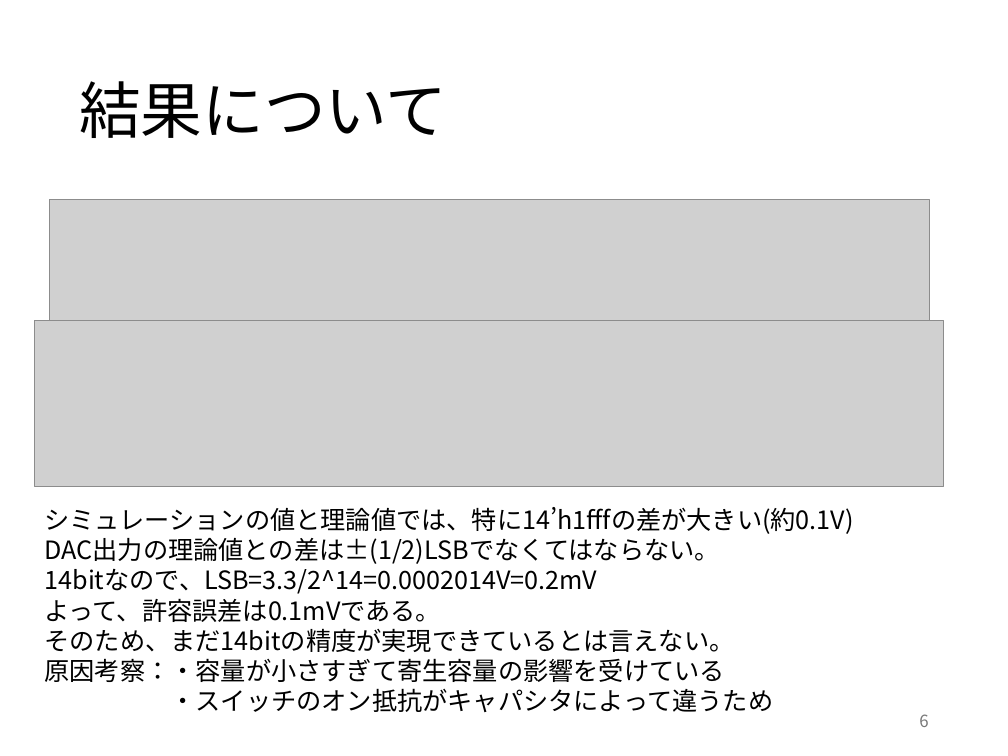
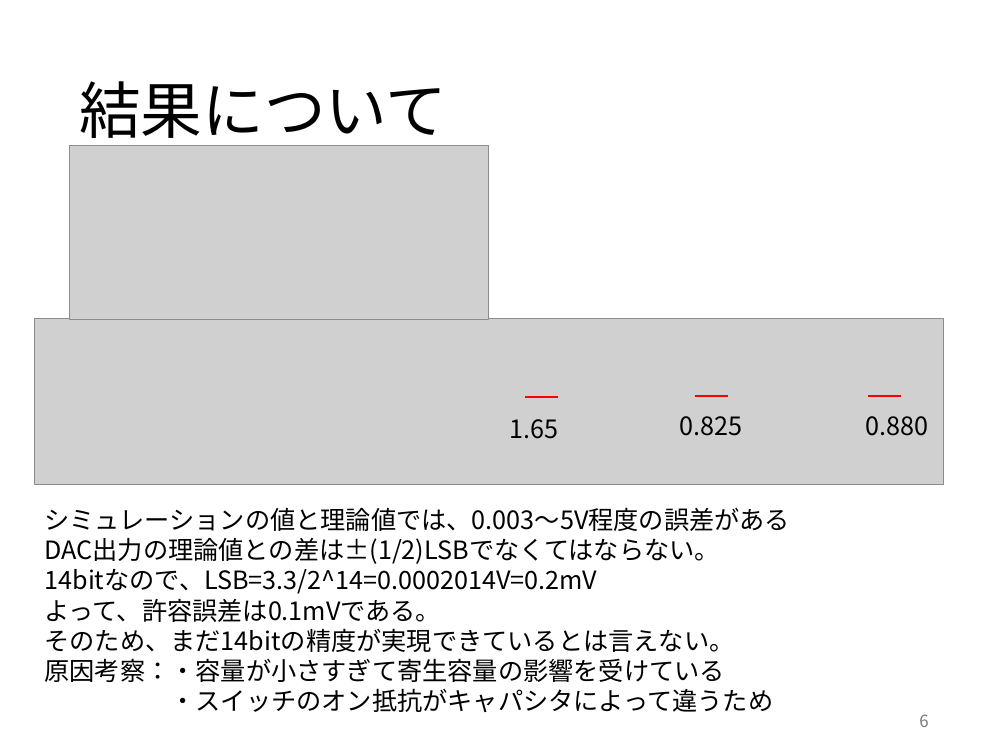
Before and after one commit to nkeita1204/lr_noda, a slide deck: slide 6 of LR課題_報告書.pptx. Drawn at 1008x756 pixels with LibreOffice and Linux fonts; fonts in the diff are those of the drawing; grey boxes stand for pictures. Boxes give left, top, right and bottom in pixels: in the first picture for what was removed or moved away, otherwise in the second. Text is boxed around its words. In the diff, an @@ line names an element or a change of style, - is before the commit and + after.

```diff
--- a/LR課題_報告書.pptx
+++ b/LR課題_報告書.pptx
@@ picture added at box(70, 145, 489, 319) @@
@@ picture removed at box(49, 200, 929, 321) @@
@@ text added at box(509, 419, 558, 439), 18 pt, text #000000 @@
+1.65
@@ line added from (557, 397) to (525, 397), #FF0000 1.5 pt @@
@@ text added at box(679, 416, 742, 436), 18 pt, text #000000 @@
+0.825
@@ line added from (729, 396) to (696, 396), #FF0000 1.5 pt @@
@@ text added at box(866, 416, 929, 436), 18 pt, text #000000 @@
+0.880
@@ line added from (901, 396) to (868, 396), #FF0000 1.5 pt @@
@@ text at box(45, 507, 791, 531): text changed @@
-シミュレーションの値と理論値では、特に14’h1fffの差が大きい(約0.1V)
+シミュレーションの値と理論値では、0.003～5V程度の誤差がある
```
Also in this commit, not shown: 1 other slide changed, 2 other files.
